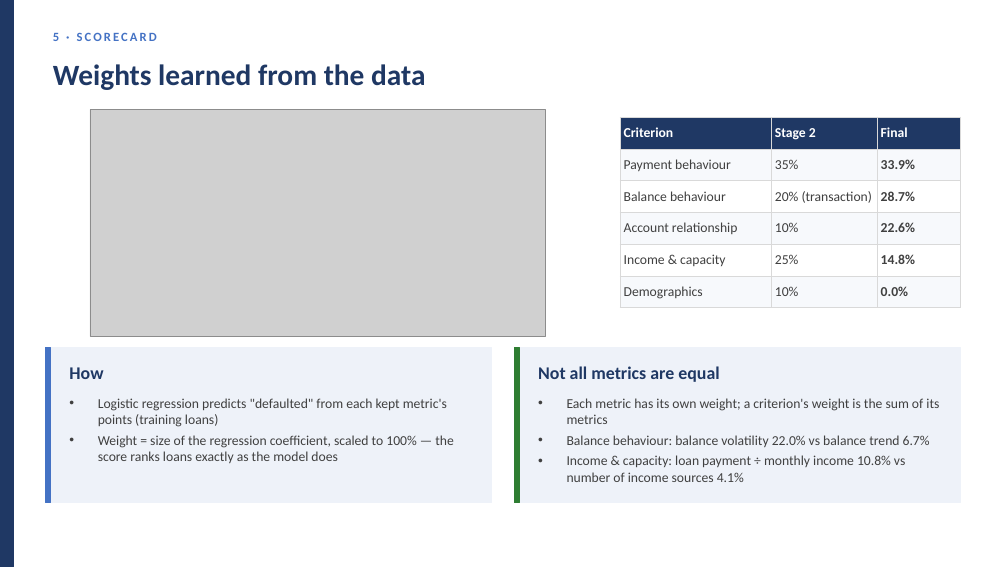
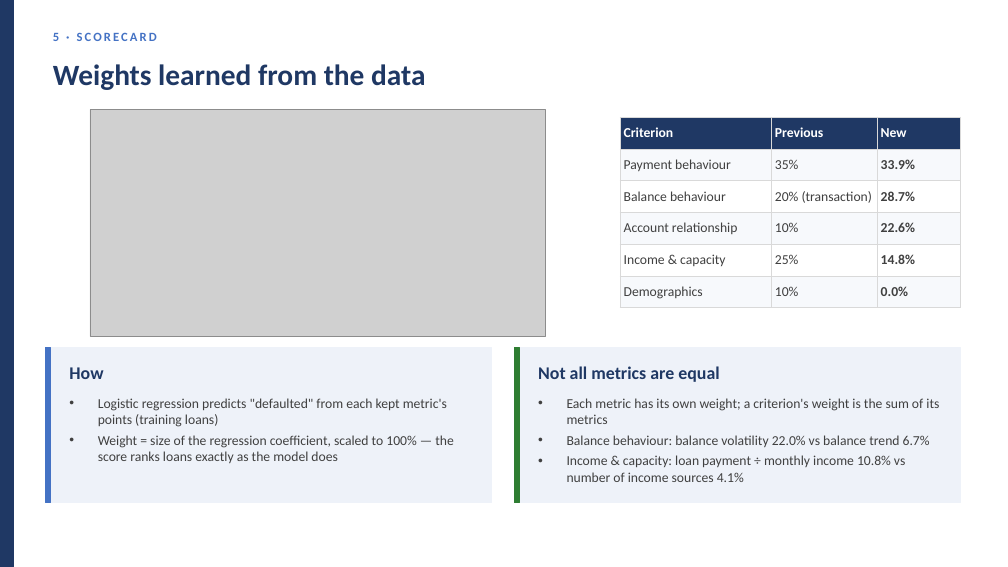
Before and after one commit to huotrithy/da-assignment-risk-scoring, a slide deck: slide 23 of docs/Final_Presentation.pptx. Drawn at 1008x567 pixels with LibreOffice and Linux fonts; fonts in the diff are those of the drawing; grey boxes stand for pictures. Boxes give left, top, right and bottom in pixels: in the first picture for what was removed or moved away, otherwise in the second. Text is boxed around its words. In the diff, an @@ line names an element or a change of style, - is before the commit and + after.

```diff
--- a/docs/Final_Presentation.pptx
+++ b/docs/Final_Presentation.pptx
@@ table at (620, 117, 960, 303) @@
-row 1, column 2: Stage 2
+row 1, column 2: Previous
-row 1, column 3: Final
+row 1, column 3: New
```
Also in this commit, not shown: 8 other slides changed, 4 other files.
